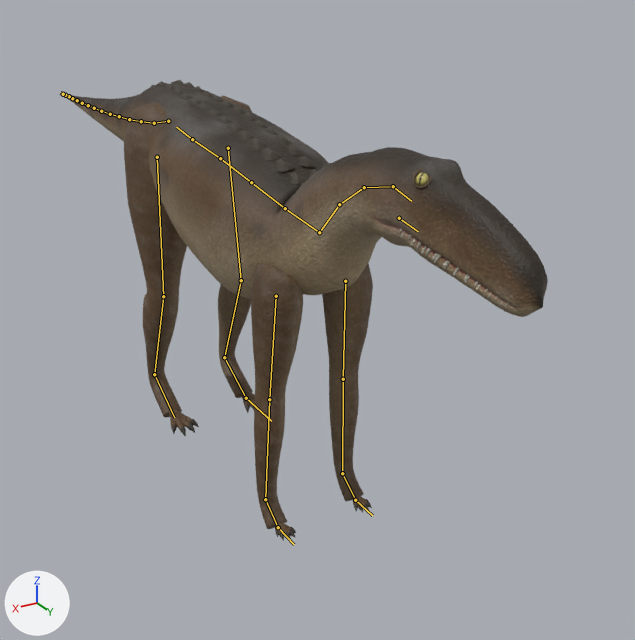
Renders of the glTF model assets/models/dinos/postosuchus.gltf from each side of a commit.
The view is the same before and after, from a camera (50 mm lens) standing at (1.34, 3.18, 1.86) and looking at (-0.31, 0.41, 0.48). The axes (+X, +Y, +Z) are drawn at lower left. The lights are the same throughout. The picture after the commit comes second. The bones that change, and the others that lie on the model, are drawn over the model as lines.

In view in the first picture: 'postosuchus_body', 'postosuchus_body_eye'.
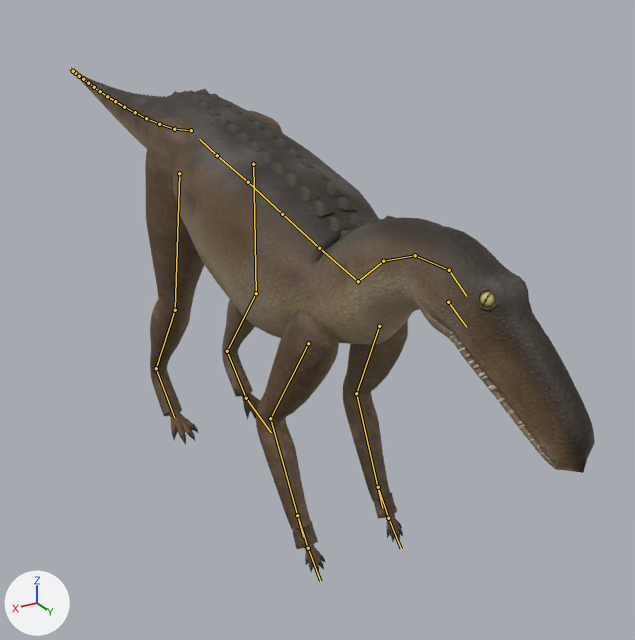
The newer file adds an action. The first version stands in its rest pose; the second is drawn at frame 25 of the action 'batter'.

The change in detail:
Bone 'Hips' (bone_hips) moves from (0.0, 0.0, 0.0) to (0.0, -0.224, 0.012).
Bone 'Hips' (bone_hips) turns from (0, 0, 0) to (4, 0, 0) degrees about its own x, y and z.
Bone 'Neck1' (bone_neck1) turns from (0, 0, 0) to (-3, 0, 0) degrees about its own x, y and z.
Bone 'Neck2' (bone_neck2) turns from (0, 0, 0) to (-3, 0, 0) degrees about its own x, y and z.
Bone 'Neck3' (bone_neck3) turns from (0, 0, 0) to (-3, 0, 0) degrees about its own x, y and z.
Bone 'Head' (bone_head) turns from (0, 0, 0) to (-6, 0, 0) degrees about its own x, y and z.
Bone 'UpperArm.L' (bone_upperarm_l) turns from (0, 0, 0) to (-19, 1, 4) degrees about its own x, y and z.
Bone 'Forearm.L' (bone_forearm_l) turns from (0, 0, 0) to (56, 3, -7) degrees about its own x, y and z.
Bone 'Hand.L' (bone_hand_l) moves from (0.0, 0.0, 0.0) to (0.003, -0.038, 0.063).
Bone 'Hand.L' (bone_hand_l) turns from (0, 0, 0) to (-49, 2, 4) degrees about its own x, y and z.
Bone 'Fingers.L' (bone_fingers_l) turns from (0, 0, 0) to (-28, 0, 0) degrees about its own x, y and z.
Bone 'UpperArm.R' (bone_upperarm_r) turns from (0, 0, 0) to (-19, -1, -4) degrees about its own x, y and z.
Bone 'Forearm.R' (bone_forearm_r) turns from (0, 0, 0) to (56, -3, 6) degrees about its own x, y and z.
Bone 'Hand.R' (bone_hand_r) moves from (0.0, 0.0, 0.0) to (-0.003, -0.038, 0.063).
Bone 'Hand.R' (bone_hand_r) turns from (0, 0, 0) to (-49, -2, -4) degrees about its own x, y and z.
Bone 'Fingers.R' (bone_fingers_r) turns from (0, 0, 0) to (-28, 0, 0) degrees about its own x, y and z.
Bone 'Thigh.L' (bone_thigh_l) turns from (0, 0, 0) to (-5, 0, 1) degrees about its own x, y and z.
Bone 'Shin.L' (bone_shin_l) turns from (0, 0, 0) to (-5, 0, -1) degrees about its own x, y and z.
Bone 'Thigh.R' (bone_thigh_r) turns from (0, 0, 0) to (-5, 0, 0) degrees about its own x, y and z.
Bone 'Shin.R' (bone_shin_r) turns from (0, 0, 0) to (-4, 0, 1) degrees about its own x, y and z.

Where the change shows, as pixel boxes [x1, y1, x2, y2] in the pictures (635 x 640 px):
'postosuchus_body', posed (8% wider, 9% taller)
    before: [63, 80, 548, 541]
    after: [72, 70, 595, 574]
'postosuchus_body_eye', posed
    before: [415, 171, 463, 186]
    after: [479, 292, 495, 308]
bone 'Hips', root to tip
    before: (192, 139) to (176, 127)
    after: (217, 155) to (199, 139)
bone 'Neck1', root to tip
    before: (319, 232) to (339, 204)
    after: (358, 281) to (383, 261)
bone 'Neck2', root to tip
    before: (339, 204) to (364, 187)
    after: (383, 261) to (415, 255)
bone 'Neck3', root to tip
    before: (364, 187) to (393, 186)
    after: (415, 255) to (449, 270)
bone 'Head', root to tip
    before: (393, 186) to (411, 201)
    after: (449, 270) to (466, 296)
bone 'UpperArm.L', root to tip
    before: (345, 281) to (343, 379)
    after: (379, 326) to (356, 393)
bone 'Forearm.L', root to tip
    before: (343, 379) to (342, 473)
    after: (356, 393) to (382, 508)
bone 'Hand.L', root to tip
    before: (342, 473) to (355, 500)
    after: (378, 487) to (388, 518)
bone 'Fingers.L', root to tip
    before: (355, 500) to (372, 515)
    after: (388, 518) to (401, 548)
bone 'UpperArm.R', root to tip
    before: (276, 296) to (269, 399)
    after: (308, 343) to (270, 418)
bone 'Forearm.R', root to tip
    before: (269, 399) to (265, 499)
    after: (270, 418) to (303, 537)
bone 'Hand.R', root to tip
    before: (265, 499) to (278, 527)
    after: (297, 515) to (308, 548)
bone 'Fingers.R', root to tip
    before: (278, 527) to (294, 544)
    after: (308, 548) to (320, 581)
bone 'Thigh.L', root to tip
    before: (228, 148) to (241, 280)
    after: (253, 164) to (256, 293)
bone 'Shin.L', root to tip
    before: (241, 280) to (224, 357)
    after: (256, 293) to (227, 351)
bone 'Thigh.R', root to tip
    before: (157, 157) to (163, 296)
    after: (179, 173) to (175, 310)
bone 'Shin.R', root to tip
    before: (163, 296) to (154, 374)
    after: (175, 310) to (156, 368)
